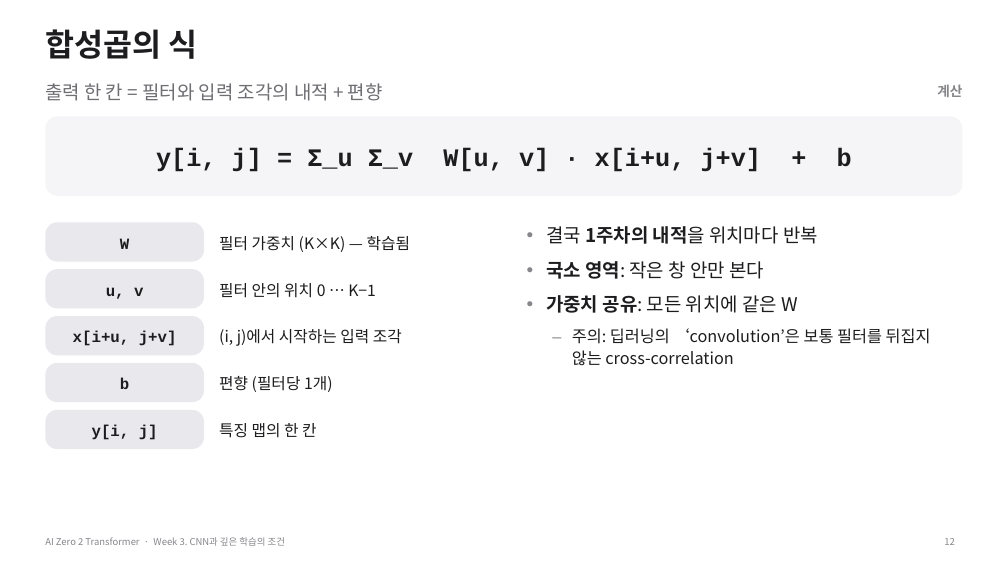
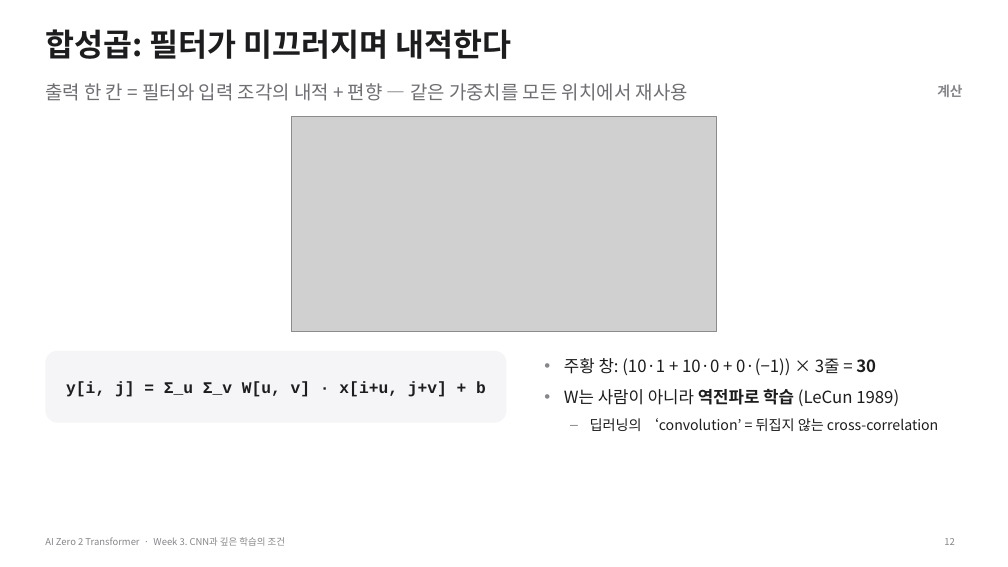
Before and after one commit to myunhh/AI-Zero-2-Transformers, a slide deck: slide 12 of lectures/week03_cnn_and_deep_learning.pptx. Drawn at 1008x567 pixels with LibreOffice and Linux fonts; fonts in the diff are those of the drawing; grey boxes stand for pictures. Boxes give left, top, right and bottom in pixels: in the first picture for what was removed or moved away, otherwise in the second. Text is boxed around its words. In the diff, an @@ line names an element or a change of style, - is before the commit and + after.

```diff
--- a/lectures/week03_cnn_and_deep_learning.pptx
+++ b/lectures/week03_cnn_and_deep_learning.pptx
@@ title at (45, 29, 512, 59): text changed @@
-합성곱의 식
+합성곱: 필터가 미끄러지며 내적한다
@@ text at (45, 83, 688, 101): text changed @@
-출력 한 칸 = 필터와 입력 조각의 내적 + 편향
+출력 한 칸 = 필터와 입력 조각의 내적 + 편향 — 같은 가중치를 모든 위치에서 재사용
@@ rounded rectangle removed at (45, 116, 963, 196) @@
@@ picture added at (291, 116, 717, 332) @@
@@ rounded rectangle removed at (45, 222, 204, 262) @@
-W
@@ text removed at (219, 236, 410, 252) @@
-필터 가중치 (K×K) — 학습됨
@@ rounded rectangle removed at (45, 269, 204, 309) @@
-u, v
@@ text removed at (219, 283, 376, 298) @@
-필터 안의 위치 0 … K−1
@@ rounded rectangle removed at (45, 316, 204, 355) @@
-x[i+u, j+v]
@@ text removed at (219, 329, 402, 346) @@
-(i, j)에서 시작하는 입력 조각
@@ rounded rectangle added at (45, 351, 507, 423), fill #F5F5F7 @@
@@ text "y[i, j] = Σ_u Σ_v ...": place and size @@
-text "y[i, j] = Σ_u Σ_v ..." at (156, 147, 852, 172)
+text "y[i, j] = Σ_u Σ_v ..." at (66, 381, 486, 397)
@@ text "y[i, j] = Σ_u Σ_v ..." at (66, 381, 486, 397): size 24 to 15.5 pt @@
@@ text at (564, 358, 938, 431): text changed; size 15.5 to 16 pt @@
-• 결국 1주차의 내적을 위치마다 반복
-• 국소 영역: 작은 창 안만 본다
-• 가중치 공유: 모든 위치에 같은 W
-– 주의: 딥러닝의 ‘convolution’은 보통 필터를 뒤집지 않는 cross-correlation
+• 주황 창: (10·1 + 10·0 + 0·(−1)) × 3줄 = 30
+• W는 사람이 아니라 역전파로 학습 (LeCun 1989)
+– 딥러닝의 ‘convolution’ = 뒤집지 않는 cross-correlation
@@ rounded rectangle removed at (45, 363, 204, 402) @@
-b
@@ text removed at (219, 376, 333, 392) @@
-편향 (필터당 1개)
@@ rounded rectangle removed at (45, 410, 204, 449) @@
-y[i, j]
@@ text removed at (219, 423, 316, 438) @@
-특징 맵의 한 칸
```
Also in this commit, not shown: 28 other slides changed, 33 slides added, 13 slides removed, 21 other files.
